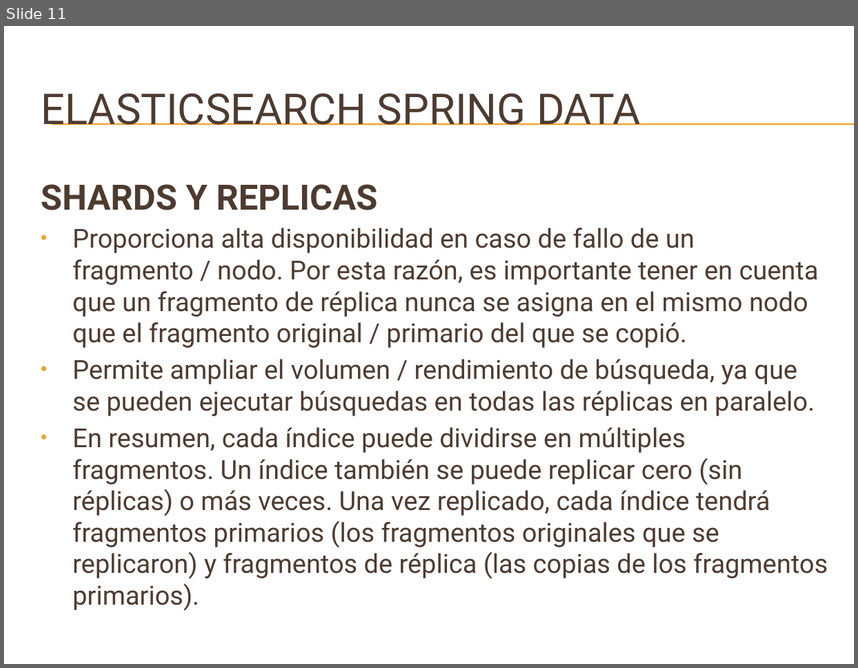
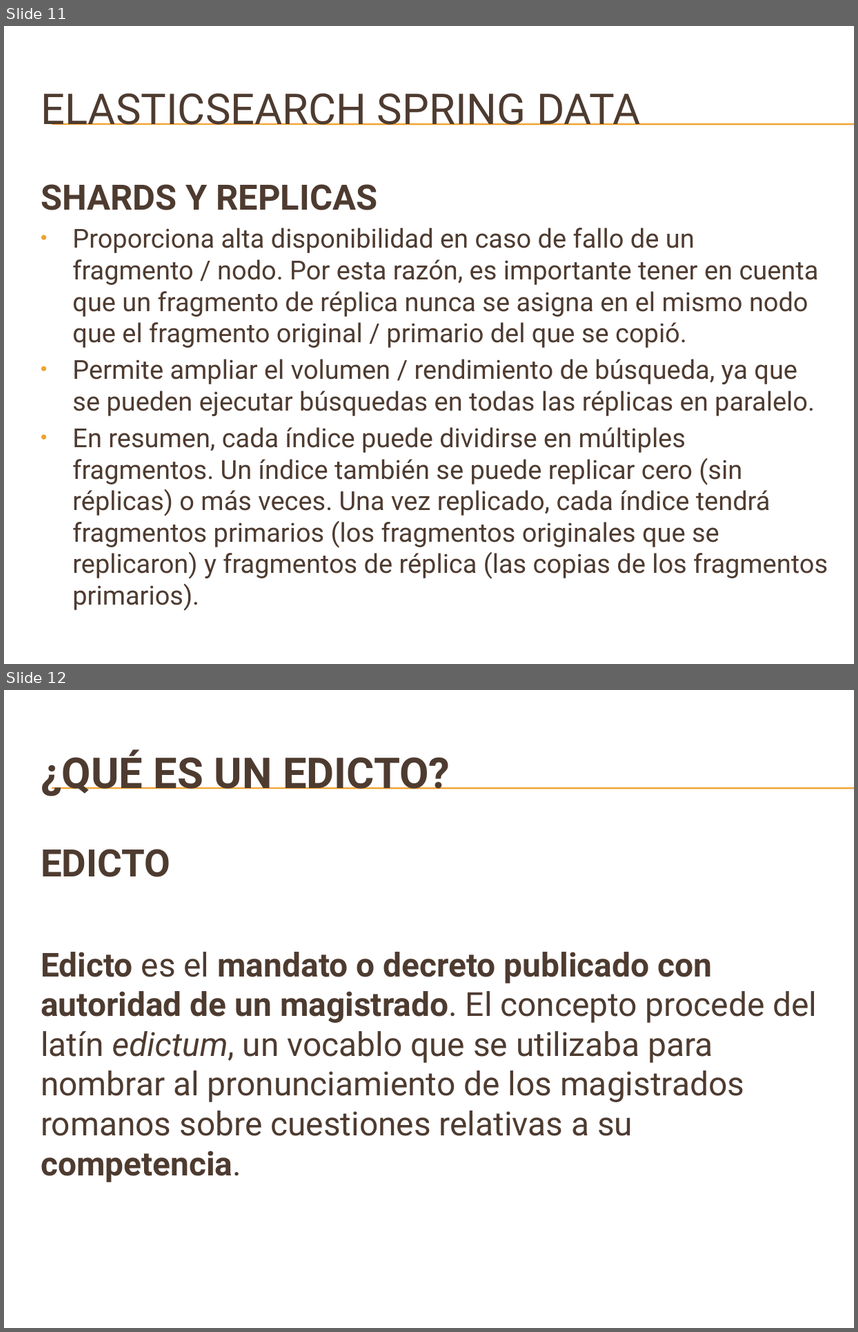
Before and after one commit to danielrpg/searchEngineAPI, a slide deck: document/ELASTICSEARCH SPRING DATA04.pptx. Shown one above the other, each under a label of ours: slide 11 before the commit, slides 11 and 12 after it. The pictures are 858x668 and 858x1332 pixels, drawn with LibreOffice and Linux fonts; fonts in the diff are those of the drawing; background and template pictures are left out. Boxes give left, top, right and bottom in pixels: in the first picture for what was removed or moved away, otherwise in the second. Text is boxed around its words. In the diff, an @@ line names an element or a change of style, - is before the commit and + after.

```diff
--- a/document/ELASTICSEARCH SPRING DATA04.pptx
+++ b/document/ELASTICSEARCH SPRING DATA04.pptx
@@ slide 12 added at bbox=[4, 690, 854, 1328], background picture (left out); not listed: 2 template elements that a slide beside it also shows @@
@@ title added at bbox=[41, 749, 450, 796], 36 pt, text #4E3B30, bold @@
+¿QUÉ ES UN EDICTO?
@@ text added at bbox=[41, 849, 817, 1182], 28 pt, text #4E3B30 @@
+EDICTO
+Edicto es el mandato o decreto publicado con autoridad de un magistrado. El concepto procede del latín edictum, un vocablo que se utilizaba para nombrar al pronunciamiento de los magistrados romanos sobre cuestiones relativas a su competencia.
```
Also in this commit, not shown: 1 slide changed, 6 other slides added, 10 other files.
